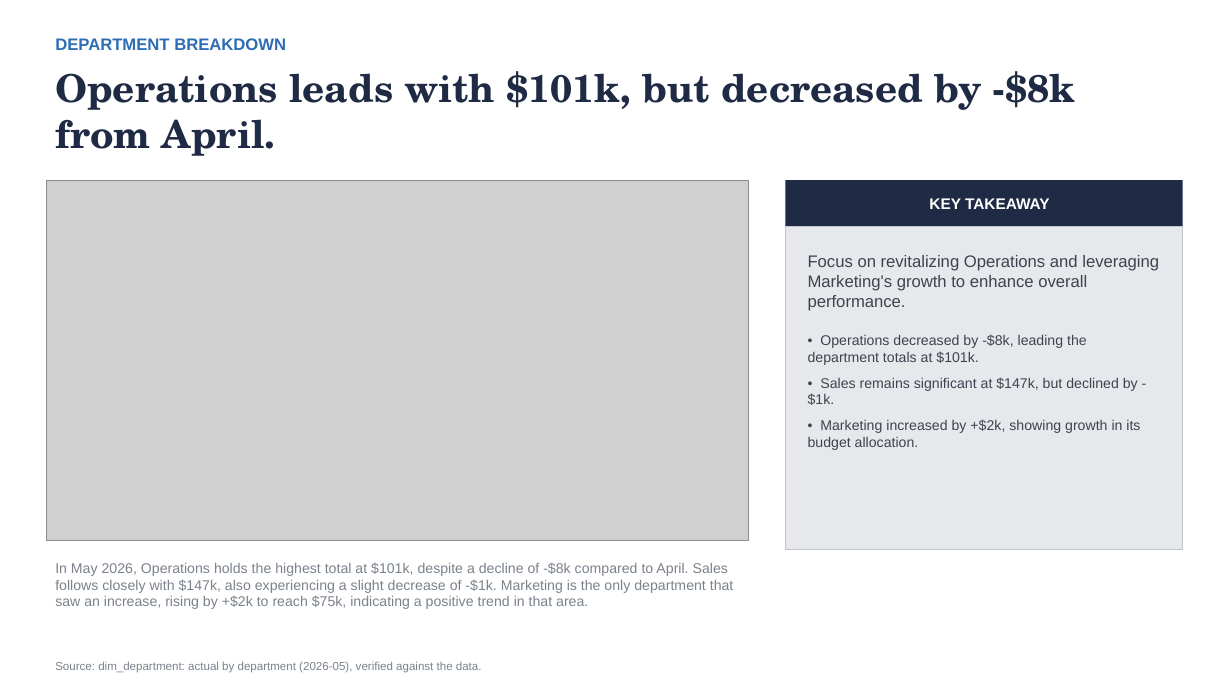
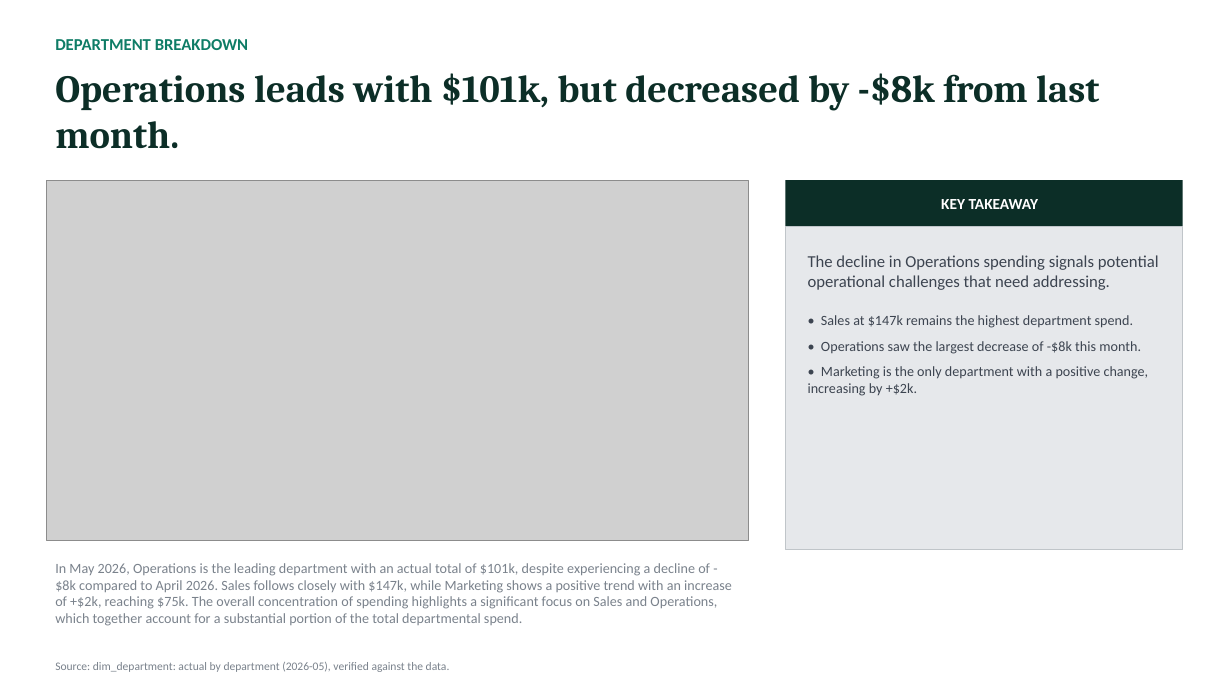
Before and after one commit to AronSarosi/ai-report-generator, a slide deck: slide 4 of app/examples/fpa_budget/report.pptx. Drawn at 1232x693 pixels with LibreOffice and Linux fonts; fonts in the diff are those of the drawing; grey boxes stand for pictures. Boxes give left, top, right and bottom in pixels: in the first picture for what was removed or moved away, otherwise in the second. Text is boxed around its words. In the diff, an @@ line names an element or a change of style, - is before the commit and + after.

```diff
--- a/app/examples/fpa_budget/report.pptx
+++ b/app/examples/fpa_budget/report.pptx
@@ text "DEPARTMENT BREAKDOWN" at bbox=[55, 39, 248, 50]: font Arial to Calibri, text colour #2E6DB4 to #0E7C66 @@
@@ text at bbox=[55, 73, 1099, 149]: text changed; font TeX Gyre Schola to Cambria; text colour #1F2A44 to #0C2E27 @@
-Operations leads with $101k, but decreased by -$8k from April.
+Operations leads with $101k, but decreased by -$8k from last month.
@@ rectangle "KEY TAKEAWAY" at bbox=[786, 180, 1183, 226]: font Arial to Calibri; fill #1F2A44 to #0C2E27 @@
@@ text in rectangle at bbox=[808, 255, 1159, 396]: text changed; font Arial to Calibri @@
-Focus on revitalizing Operations and leveraging Marketing's growth to enhance overall performance.
-• Operations decreased by -$8k, leading the department totals at $101k.
-• Sales remains significant at $147k, but declined by -$1k.
-• Marketing increased by +$2k, showing growth in its budget allocation.
+The decline in Operations spending signals potential operational challenges that need addressing.
+• Sales at $147k remains the highest department spend.
+• Operations saw the largest decrease of -$8k this month.
+• Marketing is the only department with a positive change, increasing by +$2k.
@@ text at bbox=[55, 563, 732, 626]: text changed; font Arial to Calibri @@
-In May 2026, Operations holds the highest total at $101k, despite a decline of -$8k compared to April. Sales follows closely with $147k, also experiencing a slight decrease of -$1k. Marketing is the only department that saw an increase, rising by +$2k to reach $75k, indicating a positive trend in that area.
+In May 2026, Operations is the leading department with an actual total of $101k, despite experiencing a decline of -$8k compared to April 2026. Sales follows closely with $147k, while Marketing shows a positive trend with an increase of +$2k, reaching $75k. The overall concentration of spending highlights a significant focus on Sales and Operations, which together account for a substantial portion of the total departmental spend.
@@ text "Source: dim_department: actual by department ..." at bbox=[55, 662, 450, 672]: font Arial to Calibri @@
```
Also in this commit, not shown: 4 other slides changed, 38 other files.
